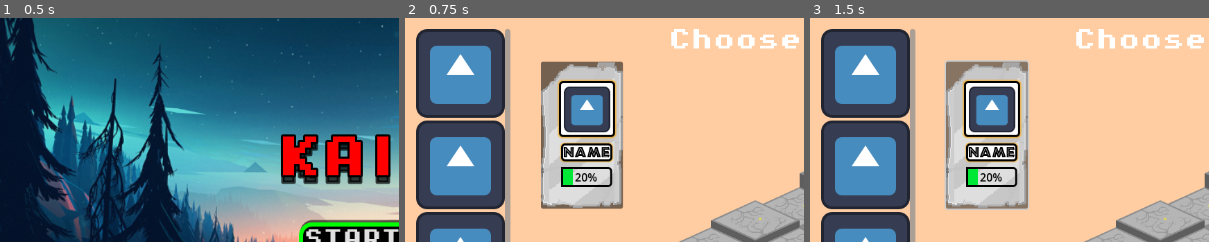
Above: before the commit, frames 1-3 (left to right).
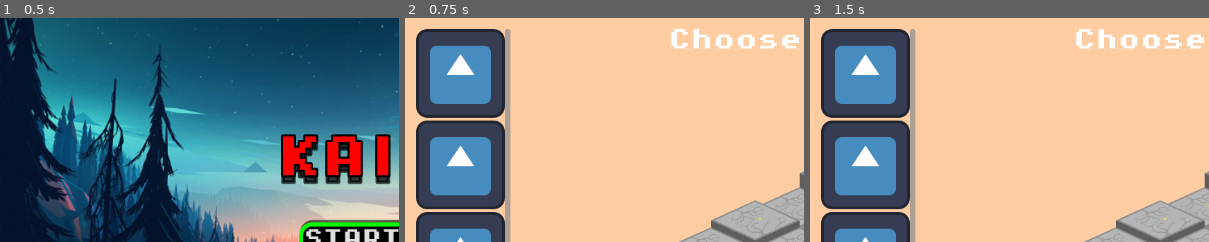
Above: after the commit, the same moments.

Repository: Caiisa-Games/caiisa
Game: Godot game, scene res://scenes/main_menu.tscn
Same seed, same stepped clock (60 frames per second), same inputs: the game is played once before the commit and once after it. The engine's default icon, where the game draws it, is replaced by a stand-in: a white triangle on a blue panel in a dark square.
Inputs (mouse positions are % of the whole screen's width and height, from its top left):
- Up to frame 1 (0.5 s): no input
- Up to frame 2 (0.75 s): click "START GAME" at 0.5 s
- Up to frame 3 (1.5 s): click (22, 26) at 1.27 s
The pictures show only the part of the screen within x 0-50%, y 0-50%; the shares and areas given below are measured in that part.

Frame 1 is identical in both runs. In frame 2, 14% of the frame differs, in the area x 34-55%, y 19-86%; in frame 3, 14%, in the area x 33-55%, y 18-86%.

Commit message:
Added data to card

Diff:
--- a/scenes/card.gd
+++ b/scenes/card.gd
@@ -1 +1,16 @@
 extends Control
+
+@export var data: PieceData
+
+@onready var texture_sprite: TextureRect = $VBoxContainer/TextureRect
+@onready var title_label: Label = $VBoxContainer/Label
+@onready var hp: ProgressBar = $VBoxContainer/ProgressBar
+
+
+func _ready() -> void:
+	if not data: return
+
+	hp.value = data.defense
+
+	texture_sprite.texture = data.texture
+	title_label.text = data.name
--- a/scenes/card.tscn
+++ b/scenes/card.tscn
@@ -2,8 +2,9 @@
 
 [ext_resource type="Script" uid="uid://budpflnlrxs10" path="res://scenes/card.gd" id="1_d81rb"]
 [ext_resource type="Texture2D" uid="uid://bvf6nhg8gs6m0" path="res://assets/Card-Baseform.png" id="2_6u4wf"]
-[ext_resource type="Texture2D" uid="uid://dt3u26svsupk8" path="res://icon.svg" id="3_kg30u"]
 [ext_resource type="FontFile" uid="uid://b0q546sq5pqtw" path="res://assets/fonts/african.ttf" id="4_sy11y"]
+
+[sub_resource type="StyleBoxEmpty" id="StyleBoxEmpty_kg30u"]
 
 [sub_resource type="StyleBoxFlat" id="StyleBoxFlat_6u4wf"]
 bg_color = Color(1, 1, 1, 1)
@@ -71,49 +72,64 @@
 script = ExtResource("1_d81rb")
 
 [node name="Button" type="Button" parent="."]
-layout_mode = 0
-offset_left = 31.817537
-offset_top = 46.732136
-offset_right = 149.99696
-offset_bottom = 258.9739
+layout_mode = 1
+anchors_preset = 8
+anchor_left = 0.5
+anchor_top = 0.5
+anchor_right = 0.5
+anchor_bottom = 0.5
+offset_left = -59.089714
+offset_top = -106.12089
+offset_right = 59.089714
+offset_bottom = 106.12089
+grow_horizontal = 2
+grow_vertical = 2
+theme_override_styles/normal = SubResource("StyleBoxEmpty_kg30u")
 
-[node name="Sprite2D2" type="Sprite2D" parent="."]
-position = Vector2(90.9074, 152.85303)
-scale = Vector2(0.14708471, 0.1664137)
+[node name="Background" type="TextureRect" parent="."]
+layout_mode = 1
+anchors_preset = 8
+anchor_left = 0.5
+anchor_top = 0.5
+anchor_right = 0.5
+anchor_bottom = 0.5
+offset_left = -130.90643
+offset_top = -130.90643
+offset_right = 130.90643
+offset_bottom = 130.90643
+grow_horizontal = 2
+grow_vertical = 2
 texture = ExtResource("2_6u4wf")
-region_enabled = true
-region_rect = Rect2(871.18665, 630.6887, 818.8247, 1278.7819)
 
-[node name="Label" type="Label" parent="."]
-layout_mode = 0
-offset_left = 58.18064
-offset_top = 74.96613
-offset_right = 139.0881
-offset_bottom = 155.77379
+[node name="VBoxContainer" type="VBoxContainer" parent="."]
+layout_mode = 1
+anchors_preset = 8
+anchor_left = 0.5
+anchor_top = 0.5
+anchor_right = 0.5
+anchor_bottom = 0.5
+offset_left = -40.45373
+offset_top = -105.1473
+offset_right = 40.45373
+offset_bottom = 88.59634
+grow_horizontal = 2
+grow_vertical = 2
 theme = SubResource("Theme_ktuci")
+theme_override_constants/separation = 16
 
-[node name="Sprite2D" type="Sprite2D" parent="Label"]
-position = Vector2(40.45373, 40.954784)
-scale = Vector2(0.5184555, 0.51621497)
-texture = ExtResource("3_kg30u")
+[node name="TextureRect" type="TextureRect" parent="VBoxContainer"]
+layout_mode = 2
 
-[node name="Label" type="Label" parent="Label"]
-layout_mode = 0
-offset_left = 2.7272224
-offset_top = 89.56992
-offset_right = 76.72722
-offset_bottom = 115.56992
+[node name="Label" type="Label" parent="VBoxContainer"]
+layout_mode = 2
 theme = SubResource("Theme_8w5pg")
 theme_override_fonts/font = ExtResource("4_sy11y")
 theme_override_font_sizes/font_size = 20
 text = "NAME"
+horizontal_alignment = 1
 
-[node name="ProgressBar" type="ProgressBar" parent="Label"]
-layout_mode = 0
-offset_left = 2.727221
-offset_top = 123.64545
-offset_right = 76.3621
-offset_bottom = 150.64545
+[node name="ProgressBar" type="ProgressBar" parent="VBoxContainer"]
+layout_mode = 2
 theme = SubResource("Theme_6ligt")
 max_value = 10.0
 value = 2.0
--- a/scenes/piece_selection.tscn
+++ b/scenes/piece_selection.tscn
@@ -1,10 +1,11 @@
-[gd_scene load_steps=9 format=3 uid="uid://dakmm2a3fd0qk"]
+[gd_scene load_steps=10 format=3 uid="uid://dakmm2a3fd0qk"]
 
 [ext_resource type="Texture2D" uid="uid://dtnx0m4qvnr24" path="res://assets/BG.png" id="1_7e3yo"]
 [ext_resource type="Texture2D" uid="uid://dt3u26svsupk8" path="res://icon.svg" id="2_c8ih6"]
 [ext_resource type="FontFile" uid="uid://bcunte0mi7gyh" path="res://assets/fonts/Pixel-Bold.ttf" id="3_k1b5r"]
 [ext_resource type="PackedScene" uid="uid://b6yyr6n4ljotv" path="res://scenes/board.tscn" id="3_mcp5b"]
 [ext_resource type="PackedScene" uid="uid://kovxmeios3jx" path="res://scenes/card.tscn" id="5_wgbiy"]
+[ext_resource type="Resource" uid="uid://bk06pb3x532an" path="res://data/pieces/piece1.tres" id="6_j66un"]
 
 [sub_resource type="StyleBoxEmpty" id="StyleBoxEmpty_c8ih6"]
 
@@ -88,7 +89,9 @@
 horizontal_alignment = 1
 
 [node name="Card" parent="HSplitContainer/RightPanel" instance=ExtResource("5_wgbiy")]
+visible = false
 layout_mode = 2
+data = ExtResource("6_j66un")
 
 [node name="Board" parent="HSplitContainer/RightPanel" instance=ExtResource("3_mcp5b")]
 position = Vector2(469, 231)
Binary file changed: assets/Card-Baseform.png
